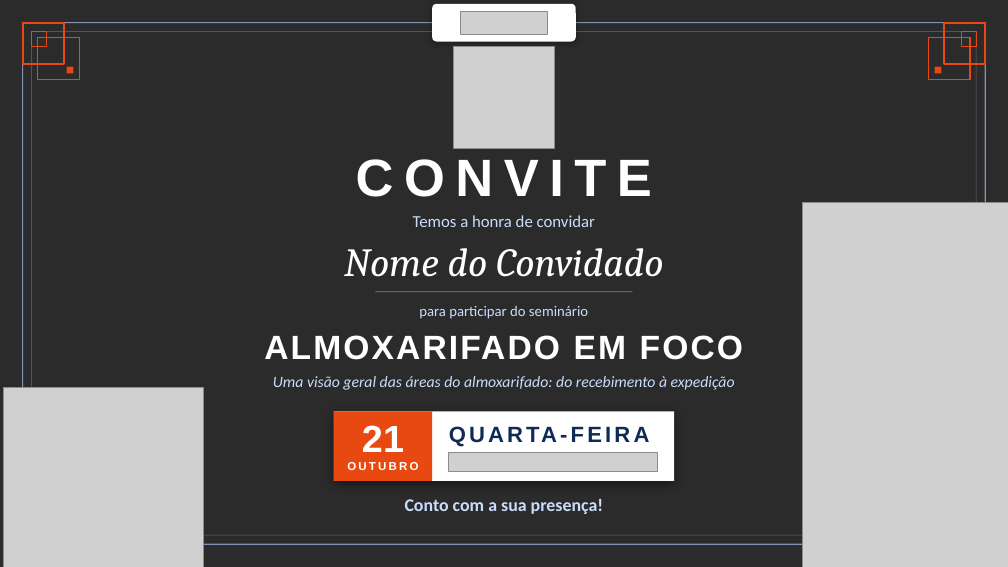
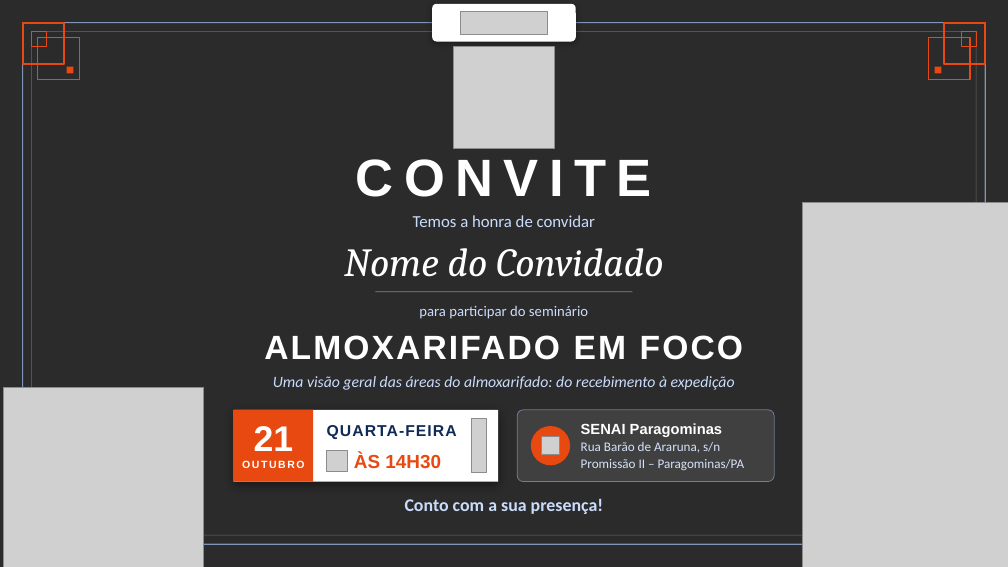
Before and after one commit to shazamfa90/IA, a slide deck: slide 1 of convites/convite-seminario-almoxarifado-senai.pptx. Drawn at 1008x567 pixels with LibreOffice and Linux fonts; fonts in the diff are those of the drawing; grey boxes stand for pictures; background and template pictures are left out; a plain dark background stands for a picture behind light text. Boxes give left, top, right and bottom in pixels: in the first picture for what was removed or moved away, otherwise in the second. Text is boxed around its words. In the diff, an @@ line names an element or a change of style, - is before the commit and + after.

```diff
--- a/convites/convite-seminario-almoxarifado-senai.pptx
+++ b/convites/convite-seminario-almoxarifado-senai.pptx
@@ text "21": place and size @@
-text "21" at (347, 425, 418, 470)
+text "21" at (242, 426, 304, 468)
@@ text "21" at (242, 426, 304, 468): size 36 to 34 pt in "21"; size 11 to 10 pt, letter spacing 2 to 1.5 pt in "OUTUBRO" @@
@@ rectangle: place and size @@
-rectangle at (334, 411, 433, 481)
+rectangle at (234, 410, 313, 482)
@@ rectangle: place and size @@
-rectangle at (334, 411, 675, 481)
+rectangle at (234, 410, 498, 482)
@@ text "QUARTA-FEIRA": place and size @@
-text "QUARTA-FEIRA" at (449, 417, 661, 449)
+text "QUARTA-FEIRA" at (327, 425, 457, 439)
@@ text "QUARTA-FEIRA" at (327, 425, 457, 439): size 21 to 15 pt, letter spacing 3 to 1 pt @@
@@ picture added at (471, 419, 486, 473) @@
@@ rounded rectangle added at (517, 410, 774, 482), fill #FFFFFF at 10% opacity, outline #9DB8E8 0.75 pt @@
@@ ellipse added at (531, 426, 570, 465), fill #E84910 @@
@@ picture added at (541, 437, 560, 455) @@
@@ text added at (581, 423, 745, 470), 12.5 pt, text #D5E2FA @@
+SENAI Paragominas
+Rua Barão de Araruna, s/n
+Promissão II – Paragominas/PA
@@ picture added at (327, 451, 347, 471) @@
@@ text added at (354, 454, 441, 469), 18 pt, text #E84910, bold @@
+ÀS 14H30
@@ picture removed at (449, 453, 658, 471) @@
```
